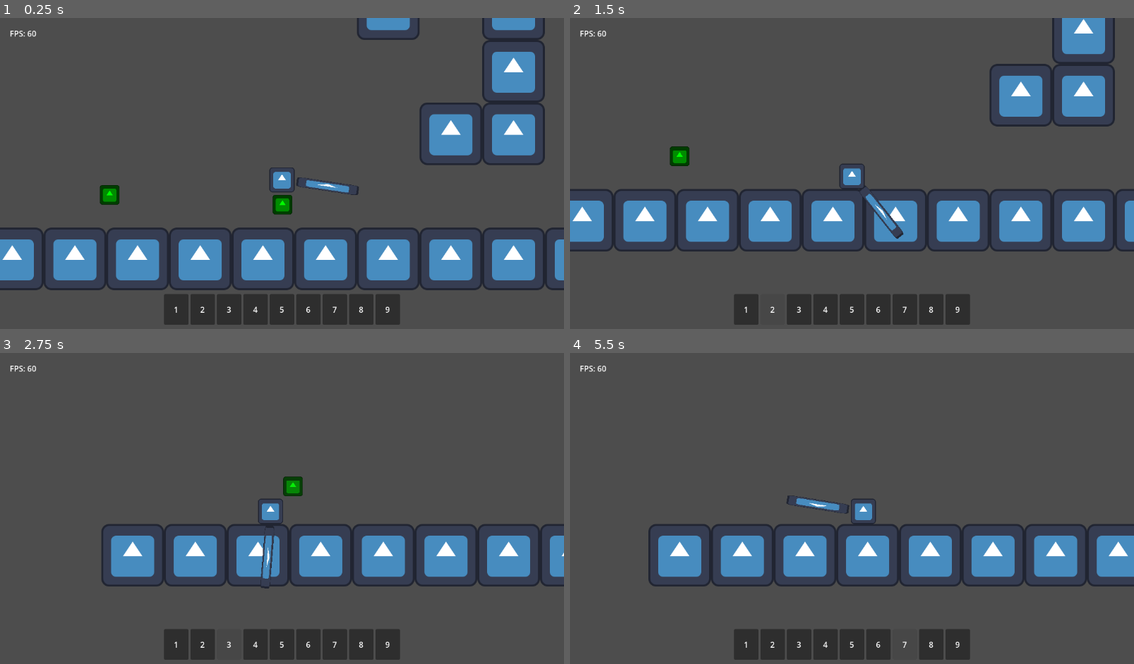
Above: before the commit, frames 1-4 (two rows, left to right).
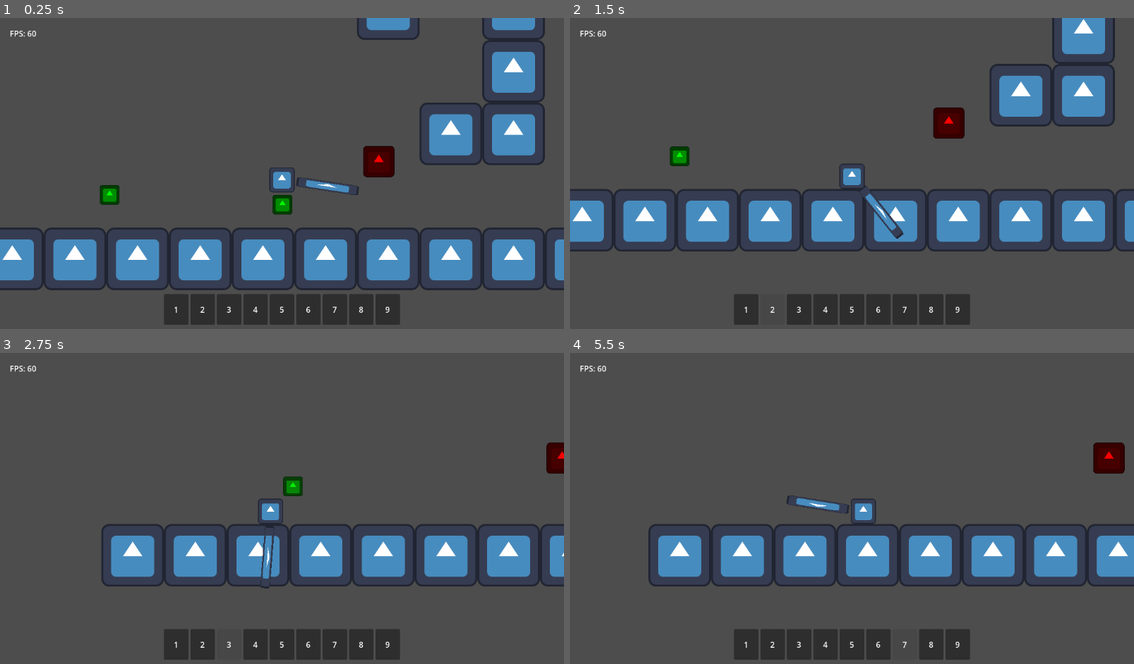
Above: after the commit, the same moments.

Repository: TheHumanMRP/RPG-Life-Tracker
Game: Godot game, scene res://Folders/Systems/Main/Scenes/main_scene.tscn
Two runs of this game, one before a commit and one after it. Both use one fixed random seed, a clock stepped at 60 frames per second and the inputs below. The engine's default icon, where the game draws it, is replaced by a stand-in: a white triangle on a blue panel in a dark square.
Inputs (mouse positions are in pixels of both pictures, inside the frame that each line leads up to):
- Up to frame 1 (0.25 s): no input
- Up to frame 2 (1.5 s): drag from (744, 310) to (677, 157) at 0.52 s; drag from (773, 310) to (677, 154) at 1.27 s
- Up to frame 3 (2.75 s): move the mouse to (231, 645) at 2.02 s; hold A (move_left) from 2.03 s (still down); tap E (equip_item) at 2.1 s; click (231, 645) at 2.17 s
- Up to frame 4 (5.5 s): release A (move_left) at 2.75 s; drag from (823, 645) to (959, 499) at 2.77 s; drag from (852, 645) to (829, 552) at 3.52 s; drag from (880, 645) to (767, 430) at 4.27 s; move the mouse to (902, 645) at 5.02 s; hold D (move_right) from 5.03 s (still down); tap T (add_test_sword) at 5.1 s; click (902, 645) at 5.17 s

The runs differ from the first frame. In frame 1, 0.6% of the frame differs, in the area x 64-70%, y 41-52%; in frame 2, 0.5%; in frame 3, 0.3%; in frame 4, 0.6%, in the area x 92-99%, y 28-39%.
Error in both runs: Invalid access to property or key 'inventory_component' on a base object of type 'Resource (SaveData)'. (res://Folders/Systems/Globals/global.gd:30)

Commit message:
Auto commit at 2026-08-08 17:54:06

Diff:
--- a/Folders/Components/health_component.gd
+++ b/Folders/Components/health_component.gd
@@ -5,7 +5,7 @@
 @export var max_health: int = 100
 var health: float:
 	set(new_health):
-		set_health(new_health)
+		health = set_health(new_health)
 		check_if_dead()
 
 func set_health(new_health) -> float:
